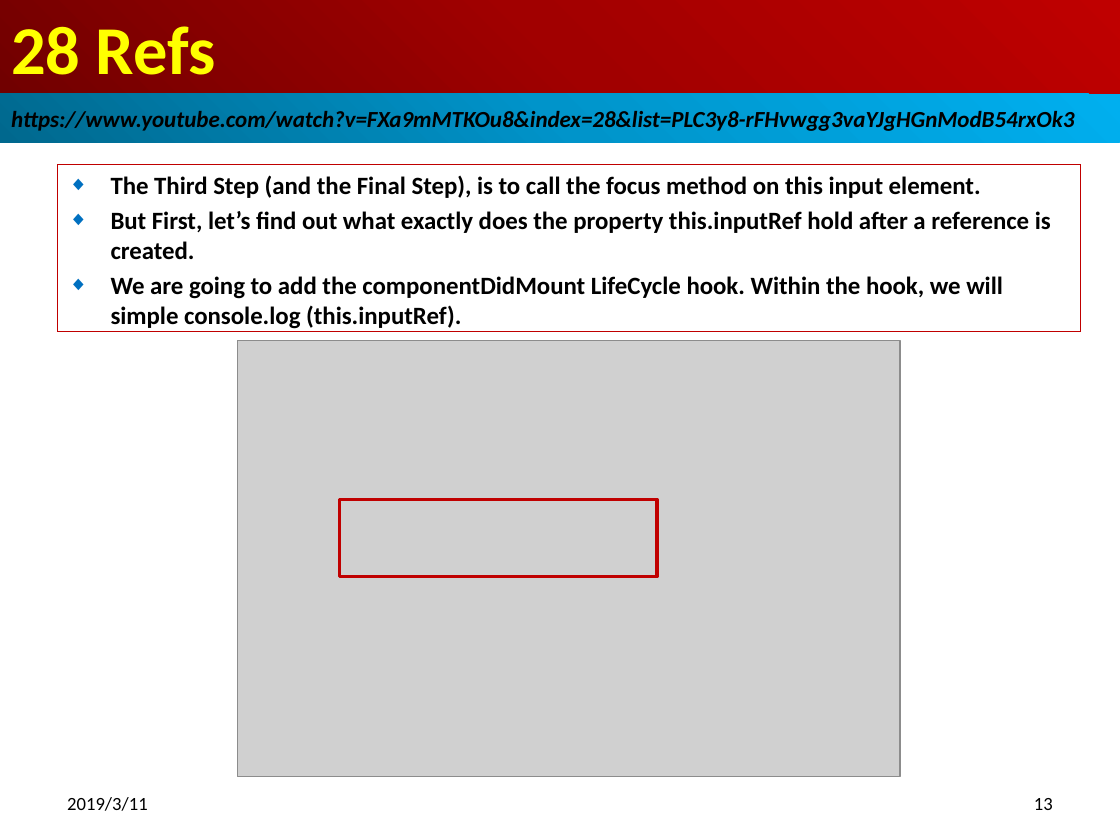
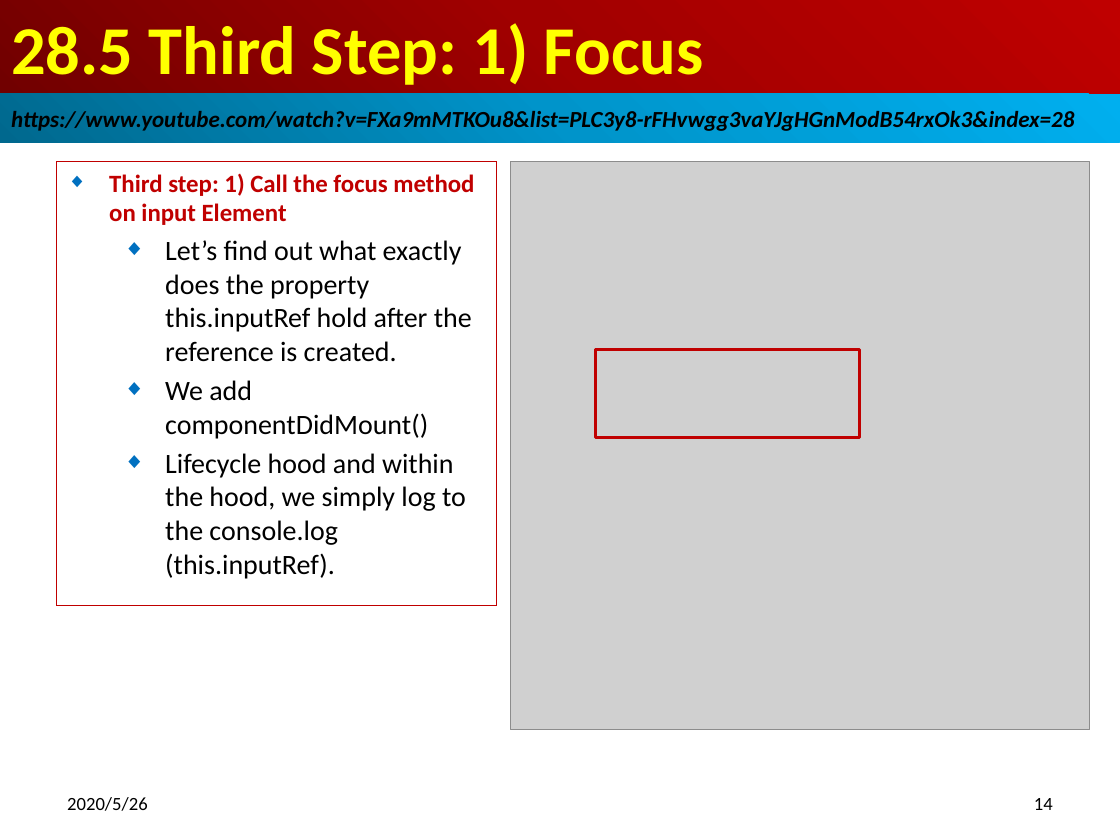
Before and after one commit to peterhchen/800-React-Hook, a slide deck: slide 14 of 28_Refs.pptx (slide 13 before the commit). Drawn at 1120x840 pixels with LibreOffice and Linux fonts; fonts in the diff are those of the drawing; grey boxes stand for pictures. Boxes give left, top, right and bottom in pixels: in the first picture for what was removed or moved away, otherwise in the second. Text is boxed around its words. In the diff, an @@ line names an element or a change of style, - is before the commit and + after.

```diff
--- a/28_Refs.pptx
+++ b/28_Refs.pptx
@@ title at bbox=[11, 23, 704, 85]: text changed @@
-28 Refs
+28.5 Third Step: 1) Focus
@@ text in rectangle at bbox=[11, 107, 1074, 133]: text changed @@
-https://www.youtube.com/watch?v=FXa9mMTKOu8&index=28&list=PLC3y8-rFHvwgg3vaYJgHGnModB54rxOk3
+https://www.youtube.com/watch?v=FXa9mMTKOu8&list=PLC3y8-rFHvwgg3vaYJgHGnModB54rxOk3&index=28
@@ subtitle "Third step: 1) Call the ...": place and size @@
-subtitle "Third step: 1) Call the ..." at bbox=[57, 165, 1080, 333]
+subtitle "Third step: 1) Call the ..." at bbox=[56, 161, 497, 605]
@@ subtitle at bbox=[109, 173, 474, 579]: text changed; size 16 to 18 pt; bold off @@
-◆ The Third Step (and the Final Step), is to call the focus method on this input element.
-◆ But First, let’s find out what exactly does the property this.inputRef hold after a reference is created.
-◆ We are going to add the componentDidMount LifeCycle hook. Within the hook, we will simple console.log (this.inputRef).
+◆ Third step: 1) Call the focus method on input Element
+  ◆ Let’s find out what exactly does the property this.inputRef hold after the reference is created.
+  ◆ We add componentDidMount()
+  ◆ Lifecycle hood and within the hood, we simply log to the console.log (this.inputRef).
@@ picture added at bbox=[511, 161, 1090, 729] @@
@@ picture removed at bbox=[237, 340, 900, 777] @@
@@ rectangle: place and size @@
-rectangle at bbox=[339, 500, 656, 577]
+rectangle at bbox=[595, 349, 859, 438]
@@ text at bbox=[67, 797, 148, 811]: text changed @@
-2019/3/11
+2020/5/26
@@ page number at bbox=[1034, 798, 1053, 810]: text changed @@
-13
+14
```
Also in this commit, not shown: 14 other slides changed, 7 slides added, 4 slides removed.
